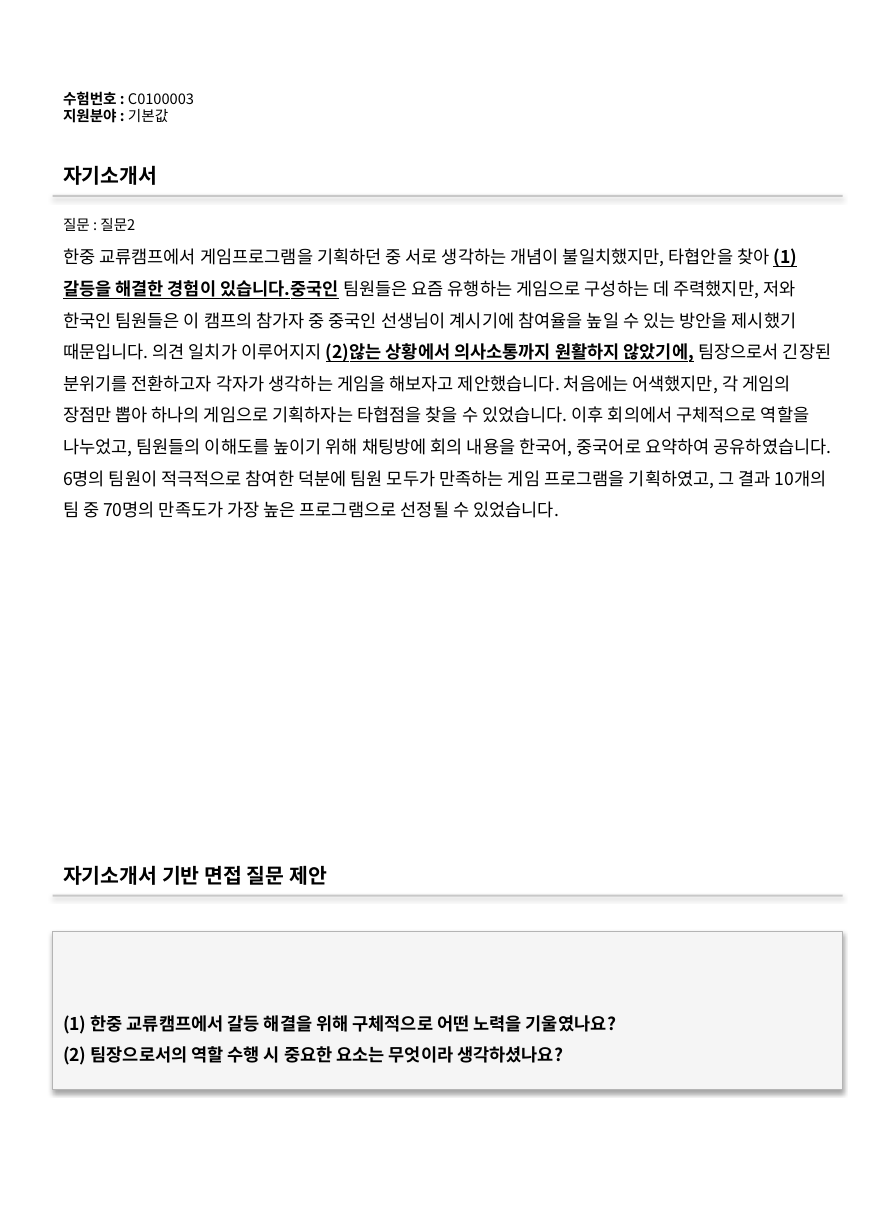
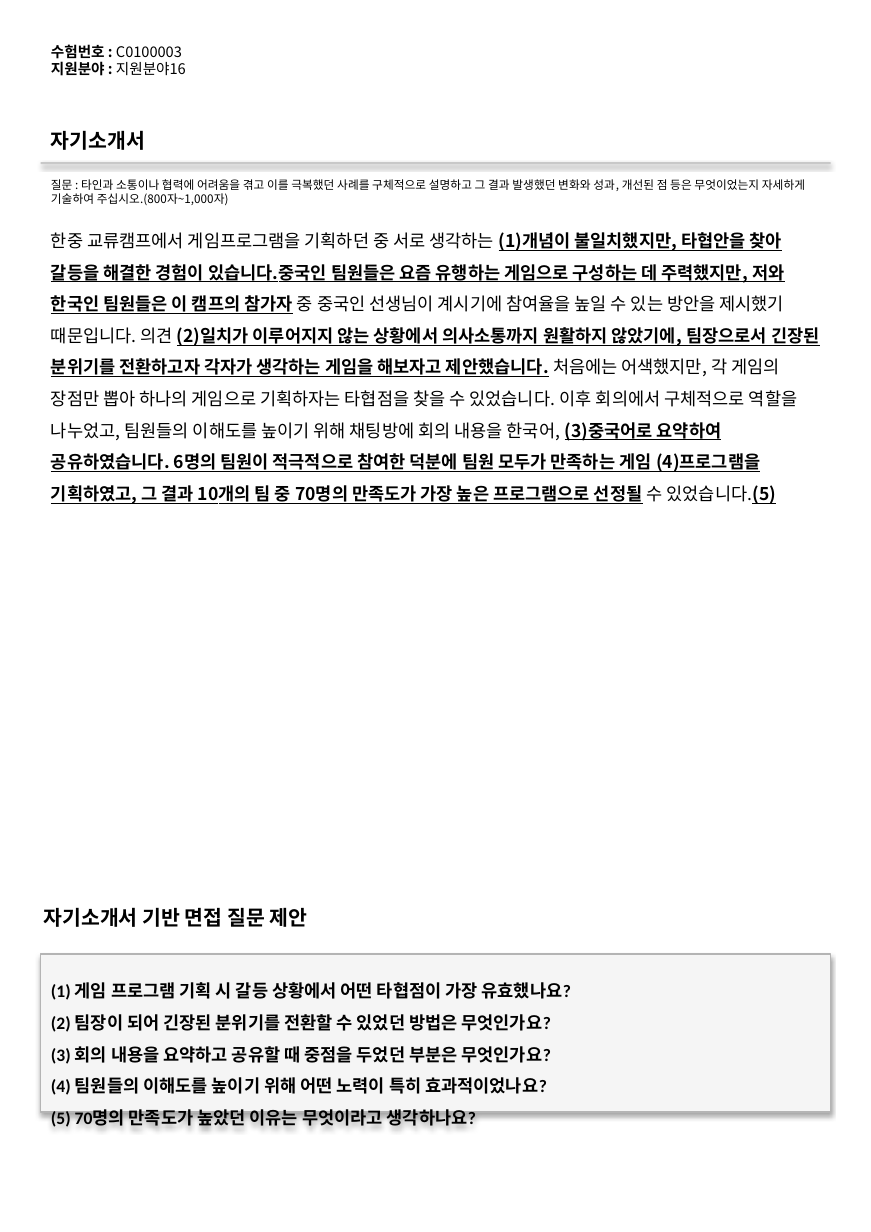
Before and after one commit to DaeGul2/isbr-auto-questionnaire, a slide deck: slide 16 of flask-server/outputs/output.pptx (slide 10 before the commit). Drawn at 871x1232 pixels with LibreOffice and Linux fonts; fonts in the diff are those of the drawing. Boxes give left, top, right and bottom in pixels: in the first picture for what was removed or moved away, otherwise in the second. Text is boxed around its words. In the diff, an @@ line names an element or a change of style, - is before the commit and + after.

```diff
--- a/flask-server/outputs/output.pptx
+++ b/flask-server/outputs/output.pptx
@@ text at <box>51,44,186,76</box>: text changed @@
-수험번호 : C0100003
-지원분야 : 기본값
+수험번호 : C0100003
+지원분야 : 지원분야16
@@ text "자기소개서": place and size @@
-text "자기소개서" at <box>63,165,157,185</box>
+text "자기소개서" at <box>51,130,145,150</box>
@@ rectangle: place and size @@
-rectangle at <box>53,195,843,197</box>
+rectangle at <box>41,162,831,164</box>
@@ text added at <box>51,179,805,205</box>, 8 pt, text #000000 @@
+질문 : 타인과 소통이나 협력에 어려움을 겪고 이를 극복했던 사례를 구체적으로 설명하고 그 결과 발생했던 변화와 성과, 개선된 점 등은 무엇이었는지 자세하게 기술하여 주십시오.(800자~1,000자)
@@ text at <box>51,232,819,505</box>: text changed; bold on @@
-한중 교류캠프에서 게임프로그램을 기획하던 중 서로 생각하는 개념이 불일치했지만, 타협안을 찾아 (1)갈등을 해결한 경험이 있습니다.중국인 팀원들은 요즘 유행하는 게임으로 구성하는 데 주력했지만, 저와 한국인 팀원들은 이 캠프의 참가자 중 중국인 선생님이 계시기에 참여율을 높일 수 있는 방안을 제시했기 때문입니다. 의견 일치가 이루어지지 (2)않는 상황에서 의사소통까지 원활하지 않았기에, 팀장으로서 긴장된 분위기를 전환하고자 각자가 생각하는 게임을 해보자고 제안했습니다. 처음에는 어색했지만, 각 게임의 장점만 뽑아 하나의 게임으로 기획하자는 타협점을 찾을 수 있었습니다. 이후 회의에서 구체적으로 역할을 나누었고, 팀원들의 이해도를 높이기 위해 채팅방에 회의 내용을 한국어, 중국어로 요약하여 공유하였습니다. 6명의 팀원이 적극적으로 참여한 덕분에 팀원 모두가 만족하는 게임 프로그램을 기획하였고, 그 결과 10개의 팀 중 70명의 만족도가 가장 높은 프로그램으로 선정될 수 있었습니다.
+한중 교류캠프에서 게임프로그램을 기획하던 중 서로 생각하는 (1)개념이 불일치했지만, 타협안을 찾아 갈등을 해결한 경험이 있습니다.중국인 팀원들은 요즘 유행하는 게임으로 구성하는 데 주력했지만, 저와 한국인 팀원들은 이 캠프의 참가자 중 중국인 선생님이 계시기에 참여율을 높일 수 있는 방안을 제시했기 때문입니다. 의견 (2)일치가 이루어지지 않는 상황에서 의사소통까지 원활하지 않았기에, 팀장으로서 긴장된 분위기를 전환하고자 각자가 생각하는 게임을 해보자고 제안했습니다. 처음에는 어색했지만, 각 게임의 장점만 뽑아 하나의 게임으로 기획하자는 타협점을 찾을 수 있었습니다. 이후 회의에서 구체적으로 역할을 나누었고, 팀원들의 이해도를 높이기 위해 채팅방에 회의 내용을 한국어, (3)중국어로 요약하여 공유하였습니다. 6명의 팀원이 적극적으로 참여한 덕분에 팀원 모두가 만족하는 게임 (4)프로그램을 기획하였고, 그 결과 10개의 팀 중 70명의 만족도가 가장 높은 프로그램으로 선정될 수 있었습니다.(5)
@@ text removed at <box>63,218,135,231</box> @@
-질문 : 질문2
@@ text "자기소개서 기반 면접 질문 제안": place and size @@
-text "자기소개서 기반 면접 질문 제안" at <box>63,865,327,885</box>
+text "자기소개서 기반 면접 질문 제안" at <box>44,907,308,927</box>
@@ rectangle removed at <box>53,894,843,896</box> @@
@@ rectangle "(1) 게임 프로그램 기획 시 ...": place and size @@
-rectangle "(1) 게임 프로그램 기획 시 ..." at <box>53,931,843,1089</box>
+rectangle "(1) 게임 프로그램 기획 시 ..." at <box>41,954,831,1112</box>
@@ text in rectangle at <box>51,982,571,1129</box>: text changed; font Noto Sans CJK KR to Calibri @@
-(1) 한중 교류캠프에서 갈등 해결을 위해 구체적으로 어떤 노력을 기울였나요?
-(2) 팀장으로서의 역할 수행 시 중요한 요소는 무엇이라 생각하셨나요?
+(1) 게임 프로그램 기획 시 갈등 상황에서 어떤 타협점이 가장 유효했나요?
+(2) 팀장이 되어 긴장된 분위기를 전환할 수 있었던 방법은 무엇인가요?
+(3) 회의 내용을 요약하고 공유할 때 중점을 두었던 부분은 무엇인가요?
+(4) 팀원들의 이해도를 높이기 위해 어떤 노력이 특히 효과적이었나요?
+(5) 70명의 만족도가 높았던 이유는 무엇이라고 생각하나요?
```
Also in this commit, not shown: 3 other slides changed, 12 slides added, 8 slides removed, 5 other files.
